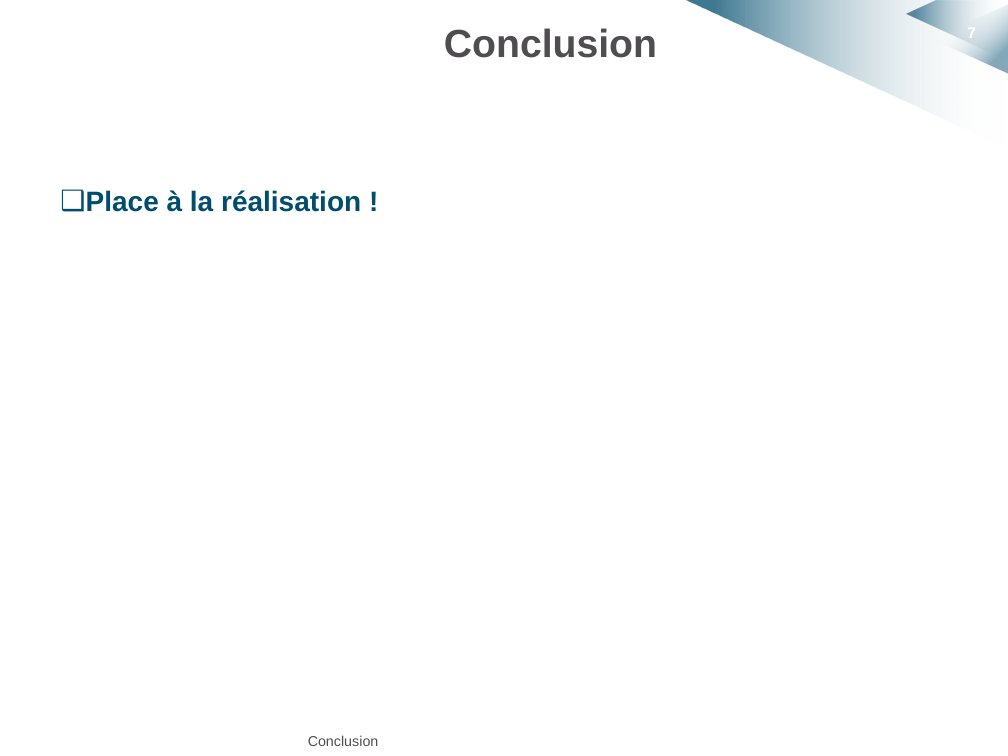
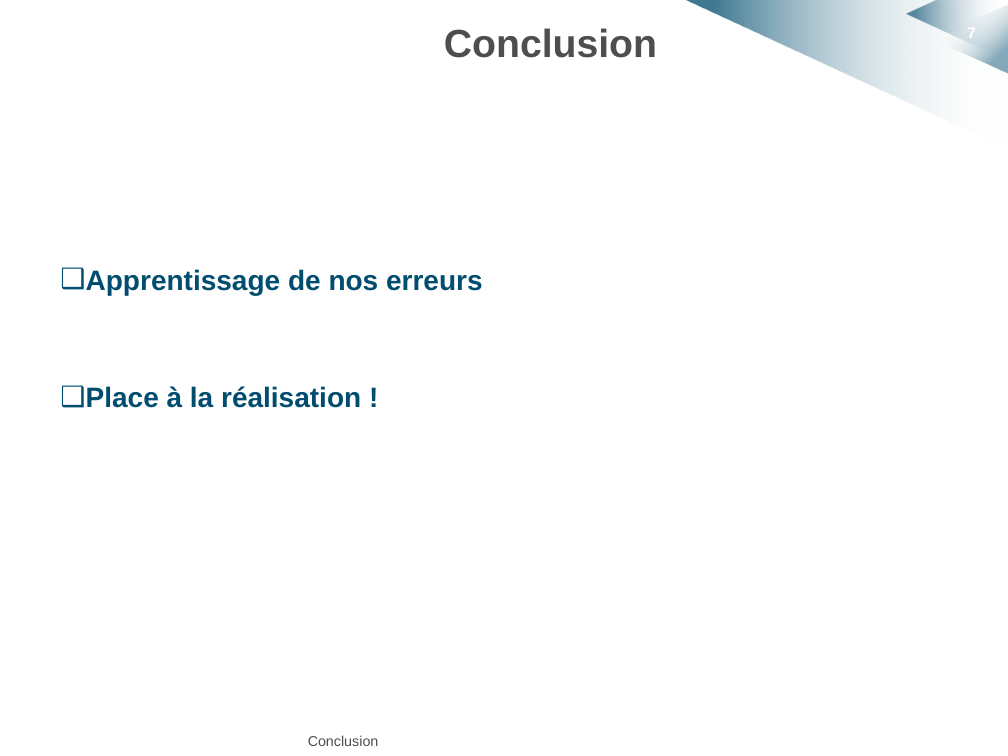
Before and after one commit to HKervadec/korrigolo, a slide deck: slide 7 of soutenances/projet_decembre/planif_et_conclu.pptx. Drawn at 1008x756 pixels with LibreOffice and Linux fonts; fonts in the diff are those of the drawing; background and template pictures are left out. Boxes give left, top, right and bottom in pixels: in the first picture for what was removed or moved away, otherwise in the second. Text is boxed around its words. In the diff, an @@ line names an element or a change of style, - is before the commit and + after.

```diff
--- a/soutenances/projet_decembre/planif_et_conclu.pptx
+++ b/soutenances/projet_decembre/planif_et_conclu.pptx
@@ text at [86, 269, 483, 295]: paragraph added @@
+❑ Apprentissage de nos erreurs
```
Also in this commit, not shown: 1 other slide changed.
